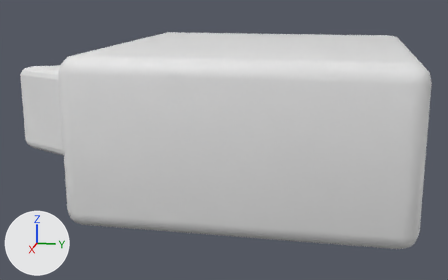
The glTF model public/game2048/cube.glb, before and after one commit.
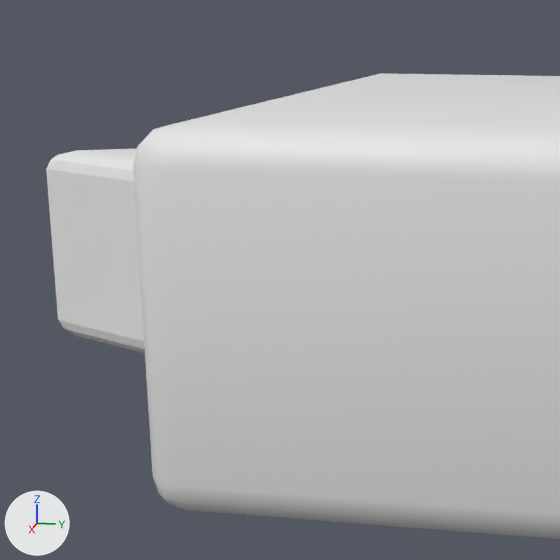
Each version is shown whole from a 50 mm lens placed at (2.071, 0.293, 0.431), pointed at (0.007, -0.119, -0.085), then close up on the part from 0% to 55% of the width and 0% to 88% of the height. Arrows for +X, +Y and +Z are at lower left; the lights stay in place. Where no turn or scale is listed for an object, it has been applied to the vertices.

In view in the first close-up: '立方体', '立方体.001'.
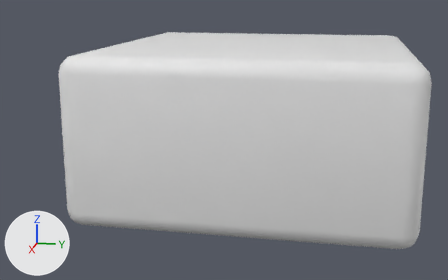
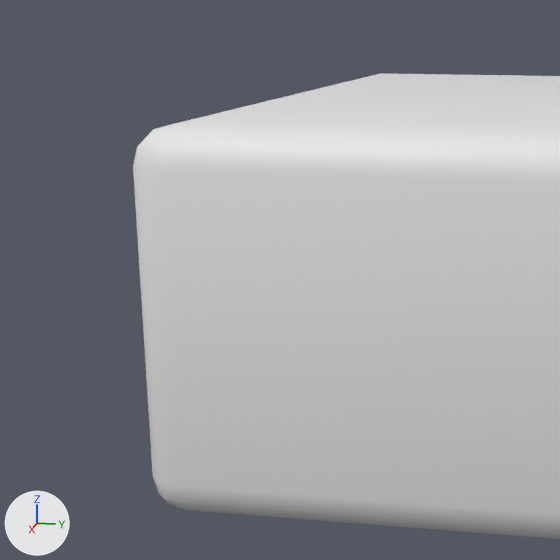
Location of each change, (x1, y1, x2, y2) in pixels of the close-ups (560 x 560 px):
'立方体.001', deleted
    before: (46, 149, 145, 353)

Patch to the scene script:
```diff
--- a/public/game2048/cube.glb.py
+++ b/public/game2048/cube.glb.py
@@ ob_立方体_001 @@
-ob_立方体_001 = bpy.data.objects.new('立方体.001', me_立方体_001)
-ob_立方体_001.location = (0.0, -0.735, 0.0)
```
